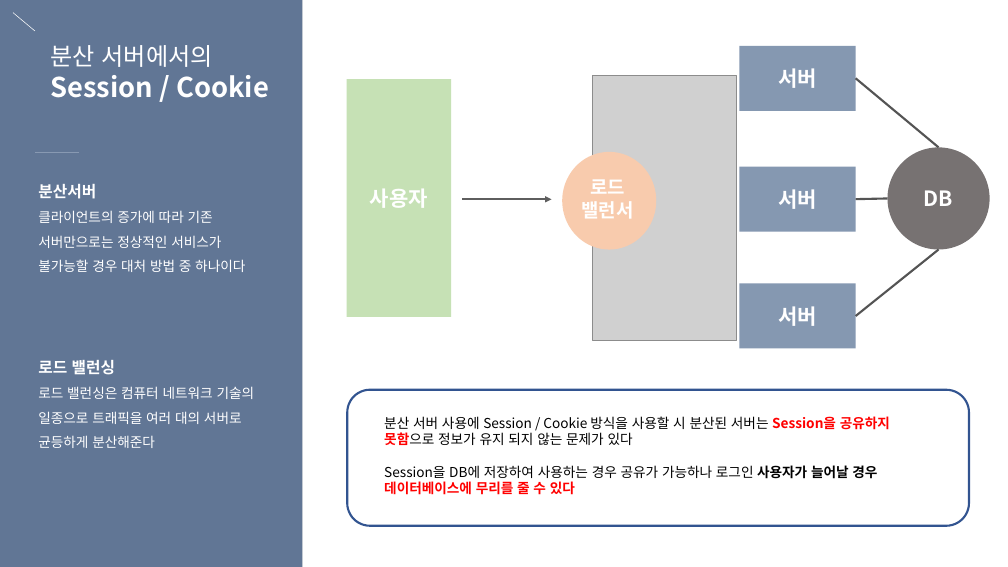
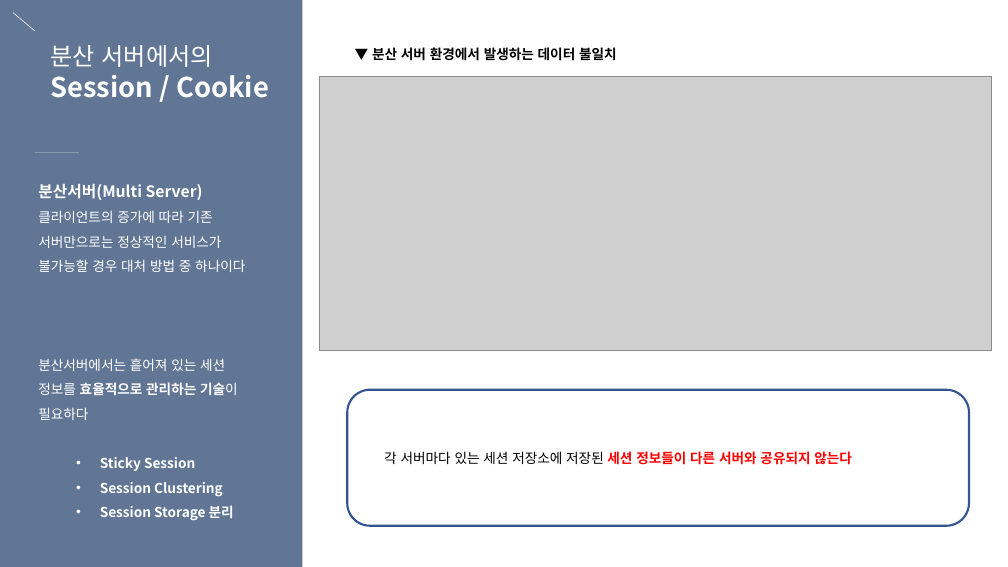
Before and after one commit to eunbee-kim/dmsql1471, a slide deck: slide 12 of 교육/5주차_DB정규화_반정규화_서버인증_세션과쿠키.pptx. Drawn at 1008x567 pixels with LibreOffice and Linux fonts; fonts in the diff are those of the drawing; grey boxes stand for pictures. Boxes give left, top, right and bottom in pixels: in the first picture for what was removed or moved away, otherwise in the second. Text is boxed around its words. In the diff, an @@ line names an element or a change of style, - is before the commit and + after.

Commit message:
sss

```diff
--- a/교육/5주차_DB정규화_반정규화_서버인증_세션과쿠키.pptx
+++ b/교육/5주차_DB정규화_반정규화_서버인증_세션과쿠키.pptx
@@ text added at <box>372,47,617,61</box>, 13 pt, text #000000, bold @@
+▼ 분산 서버 환경에서 발생하는 데이터 불일치
@@ rectangle removed at <box>740,46,856,111</box> @@
-서버
@@ picture added at <box>320,76,992,351</box> @@
@@ rectangle removed at <box>346,79,451,317</box> @@
@@ picture removed at <box>592,75,737,340</box> @@
@@ line removed from (856, 79) to (939, 147) @@
@@ ellipse removed at <box>888,147,990,250</box> @@
-DB
@@ ellipse removed at <box>563,152,656,250</box> @@
@@ text removed at <box>582,179,634,219</box> @@
-로드
-밸런서
@@ rectangle removed at <box>740,166,856,231</box> @@
-서버
@@ text at <box>38,184,203,200</box>: text changed @@
-분산서버
+분산서버(Multi Server)
@@ text removed at <box>370,188,428,208</box> @@
-사용자
@@ arrow removed from (462, 200) to (552, 200) @@
@@ line removed from (856, 199) to (888, 199) @@
@@ line removed from (856, 316) to (939, 250) @@
@@ rectangle removed at <box>740,284,856,349</box> @@
-서버
@@ text at <box>38,358,238,521</box>: text changed; bold on @@
-로드 밸런싱
-로드 밸런싱은 컴퓨터 네트워크 기술의 일종으로 트래픽을 여러 대의 서버로 균등하게 분산해준다
+분산서버에서는 흩어져 있는 세션 정보를 효율적으로 관리하는 기술이 필요하다
+  • Sticky Session
+  • Session Clustering
+  • Session Storage 분리
@@ text removed at <box>384,416,890,495</box> @@
-분산 서버 사용에 Session / Cookie 방식을 사용할 시 분산된 서버는 Session을 공유하지 못함으로 정보가 유지 되지 않는 문제가 있다
-Session을 DB에 저장하여 사용하는 경우 공유가 가능하나 로그인 사용자가 늘어날 경우 데이터베이스에 무리를 줄 수 있다
@@ text added at <box>384,451,852,465</box>, 13 pt, text #FF0000, bold @@
+각 서버마다 있는 세션 저장소에 저장된 세션 정보들이 다른 서버와 공유되지 않는다
```
Also in this commit, not shown: 8 other slides changed, 4 slides added.
